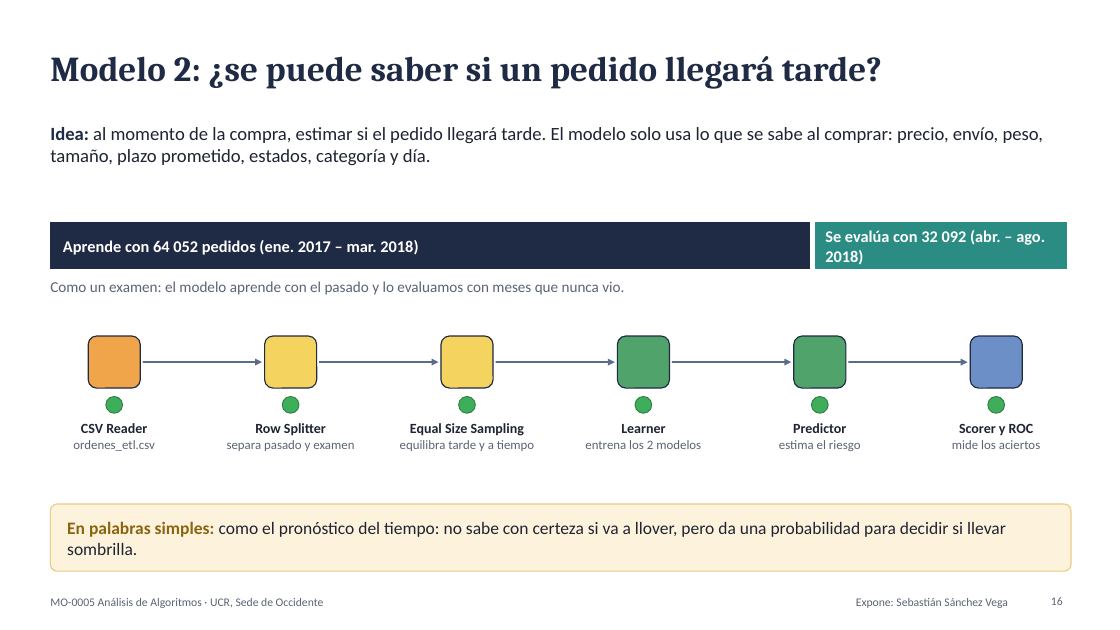
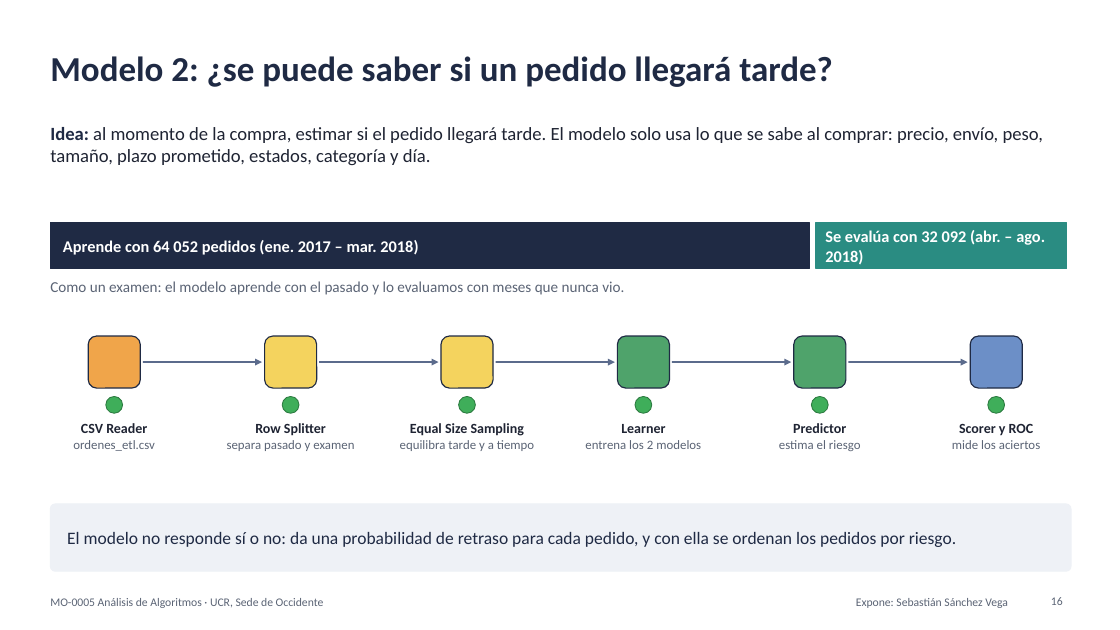
Before and after one commit to FerretoDev/mo0005-ecommerce-ml, a slide deck: slide 16 of presentacion/presentacion.pptx. Drawn at 1120x630 pixels with LibreOffice and Linux fonts; fonts in the diff are those of the drawing. Boxes give left, top, right and bottom in pixels: in the first picture for what was removed or moved away, otherwise in the second. Text is boxed around its words. In the diff, an @@ line names an element or a change of style, - is before the commit and + after.

```diff
--- a/presentacion/presentacion.pptx
+++ b/presentacion/presentacion.pptx
@@ title "Modelo 2: ¿se puede saber ..." at [50, 56, 833, 87]: font Cambria to Calibri @@
@@ rounded rectangle at [50, 504, 1071, 571]: fill #FDF3DC to #EEF1F6; outline #EBCB85 1 pt to #EEF1F6 1 pt; proportions changed @@
@@ text at [67, 532, 956, 547]: text changed; text colour #1F2433 to #1F2A44 @@
-En palabras simples: como el pronóstico del tiempo: no sabe con certeza si va a llover, pero da una probabilidad para decidir si llevar sombrilla.
+El modelo no responde sí o no: da una probabilidad de retraso para cada pedido, y con ella se ordenan los pedidos por riesgo.
```
Also in this commit, not shown: 25 other slides changed, 2 other files.
